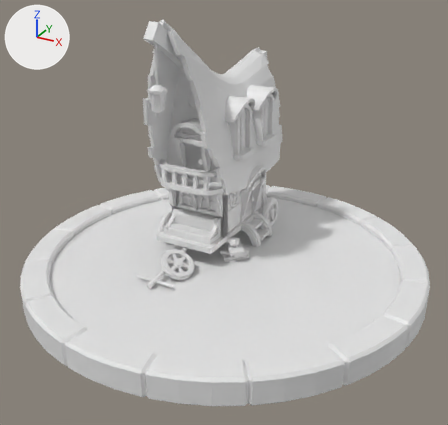
Two versions of the Blender file untitled.blend, one commit apart.
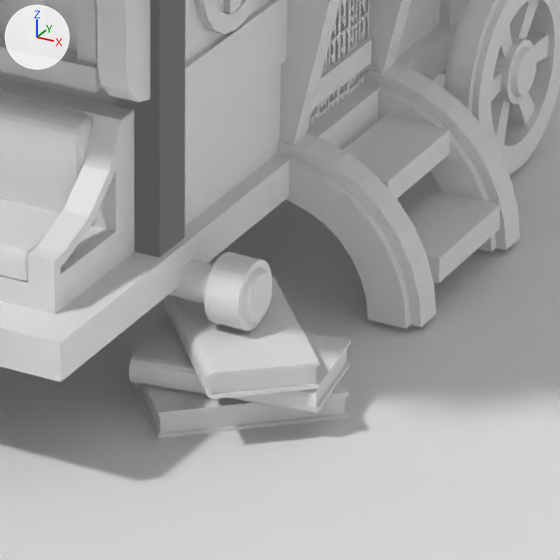
The first picture shows the older version from a 50 mm lens placed at (5.37, -9.38, 3.3), pointed at (0.75, -0.97, -0.91). The close-ups show both versions on the part from 45% to 62% of the width and 48% to 65% of the height of that picture; other places that the commit changed are outside them. The axes (+X, +Y, +Z) are drawn at upper left. The lights are the same throughout.

Before the edit, the objects in view are built like this:
```python
me_cube_064 = bpy.data.meshes.new('Cube.064')
me_cube_064.from_pydata(...)  # 60 vertices, 52 faces; spans x -0.59..0.59, y -1.0..1.0, z -0.15..0.15
me_cube_065 = bpy.data.meshes.new('Cube.065')
me_cube_065.from_pydata(...)  # 60 vertices, 52 faces; spans x -0.59..0.59, y -1.0..1.0, z -0.15..0.15
me_cube_066 = bpy.data.meshes.new('Cube.066')
me_cube_066.from_pydata(...)  # 60 vertices, 52 faces; spans x -0.59..0.59, y -1.0..1.0, z -0.15..0.15
me_plane_002 = bpy.data.meshes.new('Plane.002')
me_plane_002.from_pydata([(-0.62, -1.0, 0.0), (-0.62, 1.0, 0.0), (-1.97, -1.0, 0.0), (-2.82, -0.15, 0.0), (-2.39, -0.89, 0.0), (-2.71, -0.57, 0.0), (-1.97, 1.0, 0.0), (-2.82, 0.15, 0.0), (-2.39, 0.89, 0.0), (-2.71, 0.57, 0.0)], [], [(3, 5, 4, 2, 0, 1, 6, 8, 9, 7)])
ob_cube_064 = bpy.data.objects.new('Cube.064', me_cube_064)
ob_cube_064.location = (0.703, -0.482, -1.948)
ob_cube_064.rotation_euler = (0.0, 0.0, -0.846)  # degrees (0, 0, -48)
ob_cube_064.scale = (0.235, 0.235, 0.235)
ob_cube_065 = bpy.data.objects.new('Cube.065', me_cube_065)
ob_cube_065.location = (0.703, -0.482, -1.876)
ob_cube_065.rotation_euler = (0.0, 0.0, 1.736)  # degrees (0, 0, 99)
ob_cube_065.scale = (0.235, 0.235, 0.235)
ob_cube_066 = bpy.data.objects.new('Cube.066', me_cube_066)
ob_cube_066.location = (0.703, -0.482, -1.806)
ob_cube_066.rotation_euler = (0.0, 0.0, 0.711)  # degrees (0, 0, 41)
ob_cube_066.scale = (0.235, 0.235, 0.235)
ob_plane_002 = bpy.data.objects.new('Plane.002', me_plane_002)
ob_plane_002.location = (0.213, -0.572, -1.222)
ob_plane_002.rotation_euler = (-1.571, 1.571, 0.0)  # degrees (-90, 90, 0)
ob_plane_002.scale = (0.145, 0.145, 0.145)
_m = ob_plane_002.modifiers.new('Mirror', 'MIRROR')
_m.mirror_object = ob_cube
# also in view: 'Cube.028' at (0.0, -0.83, -1.36); 'Cube.012' at (0.0, 0.27, -1.17); 'Cylinder' at (0.38, -0.22, -0.96); 'Cylinder.019' at (0.0, 1.03, -1.68); 'Cylinder.023' at (0.72, 0.1, -1.76)
```
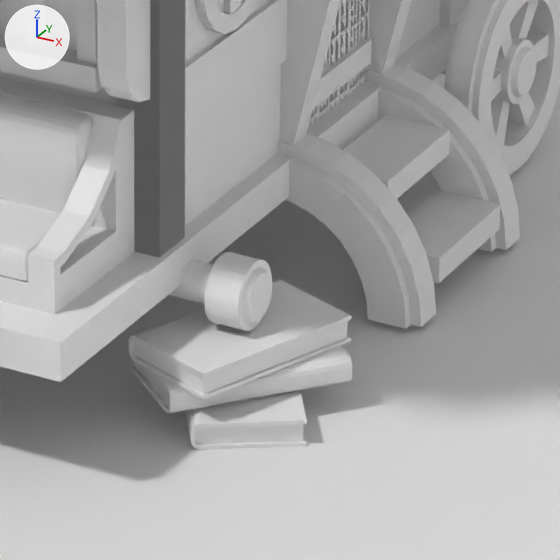
The change in detail:
Object 'Cube.064' (ob_cube_064) turns from (0, 0, -48) to (0, 0, 33) degrees about x, y and z.
Object 'Cube.065' (ob_cube_065) turns from (0, 0, 99) to (0, 0, 140) degrees about x, y and z.
Object 'Cube.066' (ob_cube_066) turns from (0, 0, 41) to (0, 0, -21) degrees about x, y and z.

Where the change shows, as pixel boxes [x1, y1, x2, y2] in the close-ups (560 x 560 px):
'Cube.066', turned
    before: [164, 277, 320, 399]
    after: [129, 280, 352, 400]
'Cube.065', turned
    before: [129, 312, 350, 413]
    after: [129, 346, 352, 414]
'Cube.064', turned
    before: [133, 380, 349, 438]
    after: [186, 390, 307, 450]
